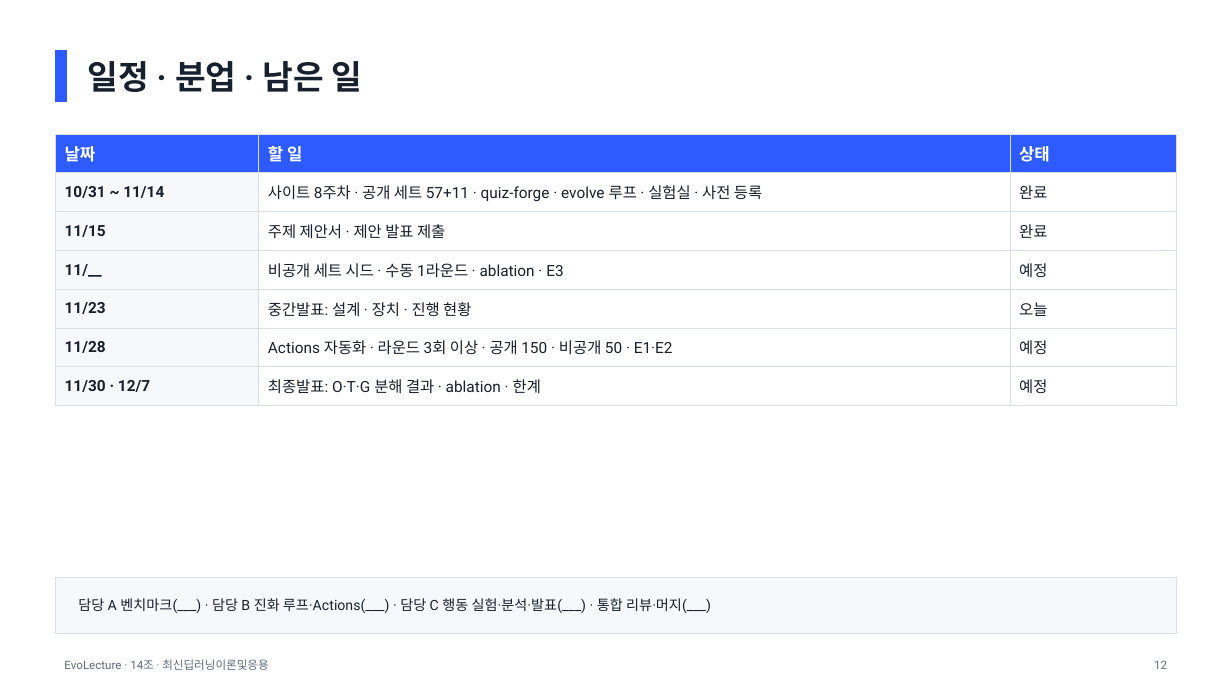
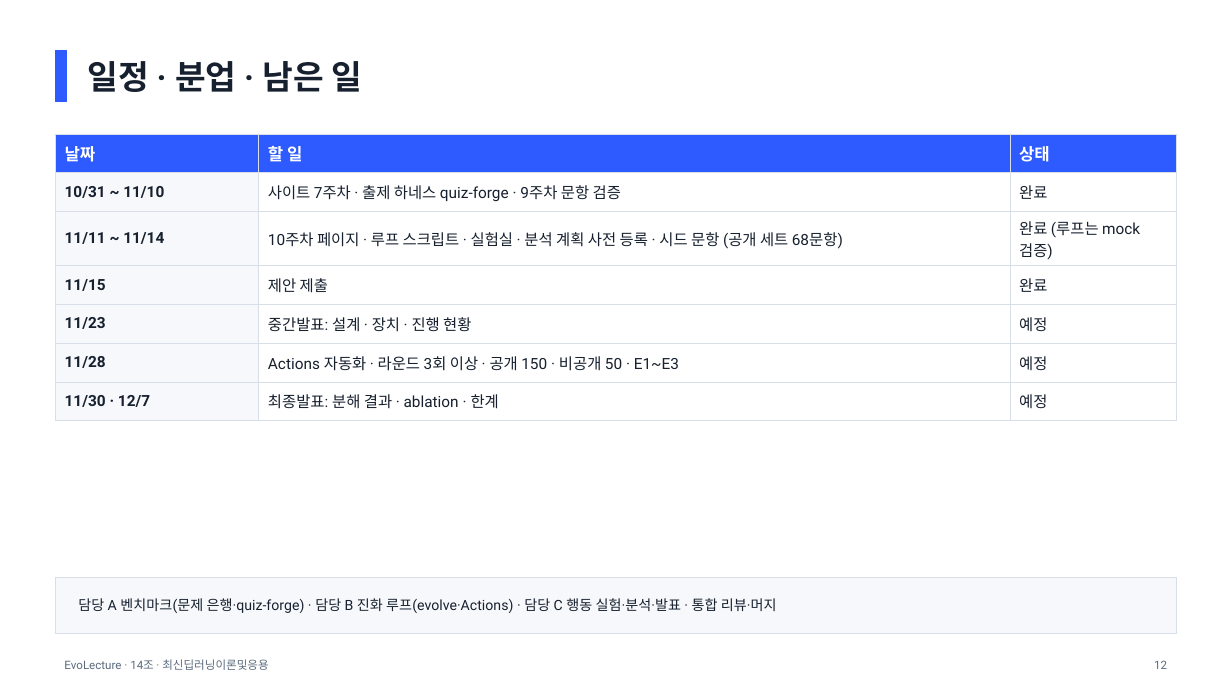
Before and after one commit to wukong-daima/team14-project, a slide deck: slide 12 of submission/Team14_mid.pptx. Drawn at 1232x693 pixels with LibreOffice and Linux fonts; fonts in the diff are those of the drawing. Boxes give left, top, right and bottom in pixels: in the first picture for what was removed or moved away, otherwise in the second. Text is boxed around its words. In the diff, an @@ line names an element or a change of style, - is before the commit and + after.

```diff
--- a/submission/Team14_mid.pptx
+++ b/submission/Team14_mid.pptx
@@ table at (55,134,1177,413) @@
-row 2, column 1: 10/31 ~ 11/14
+row 2, column 1: 10/31 ~ 11/10
-row 2, column 2: 사이트 8주차 · 공개 세트 57+11 · quiz-forge · evolve 루프 · 실험실 · 사전 등록
+row 2, column 2: 사이트 7주차 · 출제 하네스 quiz-forge · 9주차 문항 검증
-row 3: 11/15 | 주제 제안서 · 제안 발표 제출 | 완료
+row 3: 11/11 ~ 11/14 | 10주차 페이지 · 루프 스크립트 · 실험실 · 분석 계획 사전 등록 · 시드 문항 (공개 세트 68문항) | 완료 (루프는 mock 검증)
-row 4: 11/__ | 비공개 세트 시드 · 수동 1라운드 · ablation · E3 | 예정
+row 4: 11/15 | 제안 제출 | 완료
-row 5, column 3: 오늘
+row 5, column 3: 예정
-row 6, column 2: Actions 자동화 · 라운드 3회 이상 · 공개 150 · 비공개 50 · E1·E2
+row 6, column 2: Actions 자동화 · 라운드 3회 이상 · 공개 150 · 비공개 50 · E1~E3
-row 7, column 2: 최종발표: O·T·G 분해 결과 · ablation · 한계
+row 7, column 2: 최종발표: 분해 결과 · ablation · 한계
@@ text at (78,598,777,613): text changed @@
-담당 A 벤치마크(___) · 담당 B 진화 루프·Actions(___) · 담당 C 행동 실험·분석·발표(___) · 통합 리뷰·머지(___)
+담당 A 벤치마크(문제 은행·quiz-forge) · 담당 B 진화 루프(evolve·Actions) · 담당 C 행동 실험·분석·발표 · 통합 리뷰·머지
```
Also in this commit, not shown: 7 other slides changed, 4 other files.
